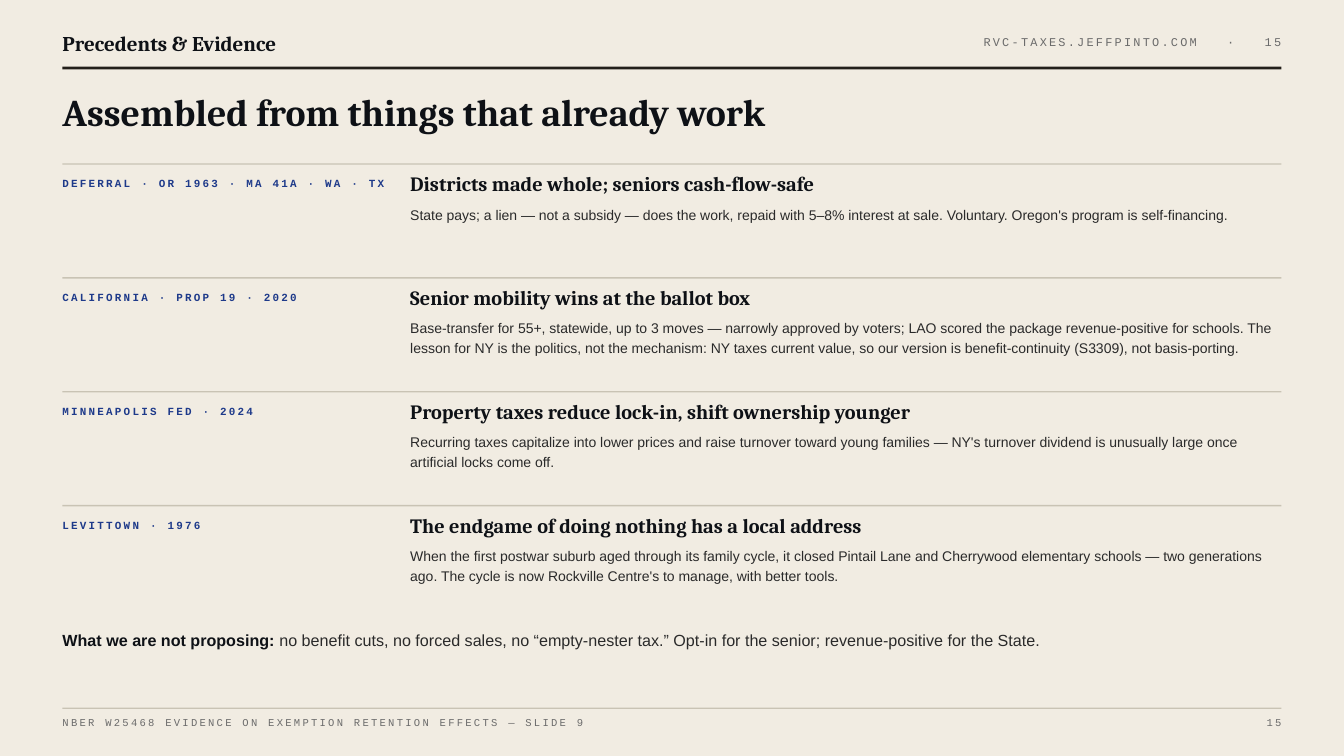
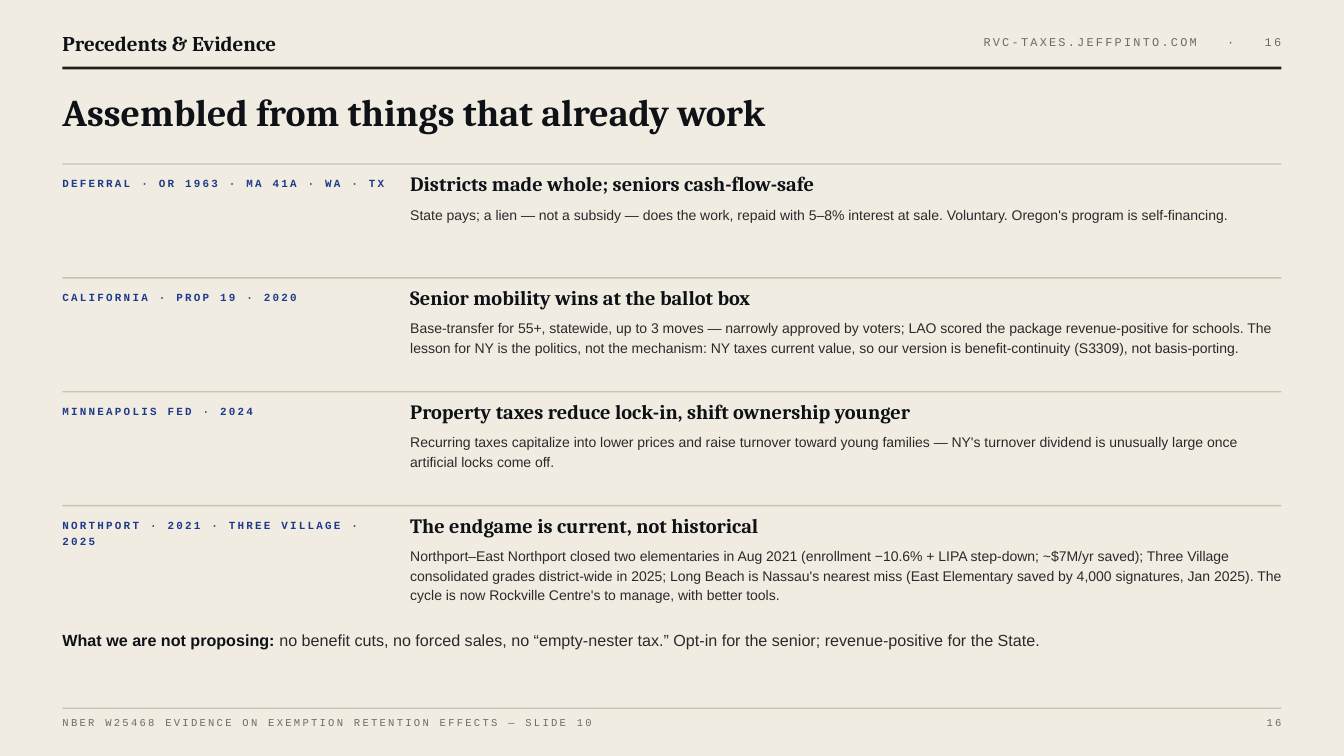
Before and after one commit to bigbrownjeff/rvc-homeowner-taxes, a slide deck: slide 16 of site/RVC_Legislator_Deck.pptx (slide 15 before the commit). Drawn at 1344x756 pixels with LibreOffice and Linux fonts; fonts in the diff are those of the drawing. Boxes give left, top, right and bottom in pixels: in the first picture for what was removed or moved away, otherwise in the second. Text is boxed around its words. In the diff, an @@ line names an element or a change of style, - is before the commit and + after.

```diff
--- a/site/RVC_Legislator_Deck.pptx
+++ b/site/RVC_Legislator_Deck.pptx
@@ text at [62, 521, 340, 529]: text changed @@
-LEVITTOWN · 1976
+NORTHPORT · 2021 · THREE VILLAGE · 2025
@@ text at [410, 519, 758, 538]: text changed @@
-The endgame of doing nothing has a local address
+The endgame is current, not historical
@@ text at [410, 551, 1281, 603]: text changed @@
-When the first postwar suburb aged through its family cycle, it closed Pintail Lane and Cherrywood elementary schools — two generations ago. The cycle is now Rockville Centre's to manage, with better tools.
+Northport–East Northport closed two elementaries in Aug 2021 (enrollment −10.6% + LIPA step-down; ~$7M/yr saved); Three Village consolidated grades district-wide in 2025; Long Beach is Nassau's nearest miss (East Elementary saved by 4,000 signatures, Jan 2025). The cycle is now Rockville Centre's to manage, with better tools.
@@ text at [62, 719, 592, 726]: text changed @@
-NBER W25468 EVIDENCE ON EXEMPTION RETENTION EFFECTS — SLIDE 9
+NBER W25468 EVIDENCE ON EXEMPTION RETENTION EFFECTS — SLIDE 10
```
Also in this commit, not shown: 18 other slides changed, 1 slide added, 8 other files.
